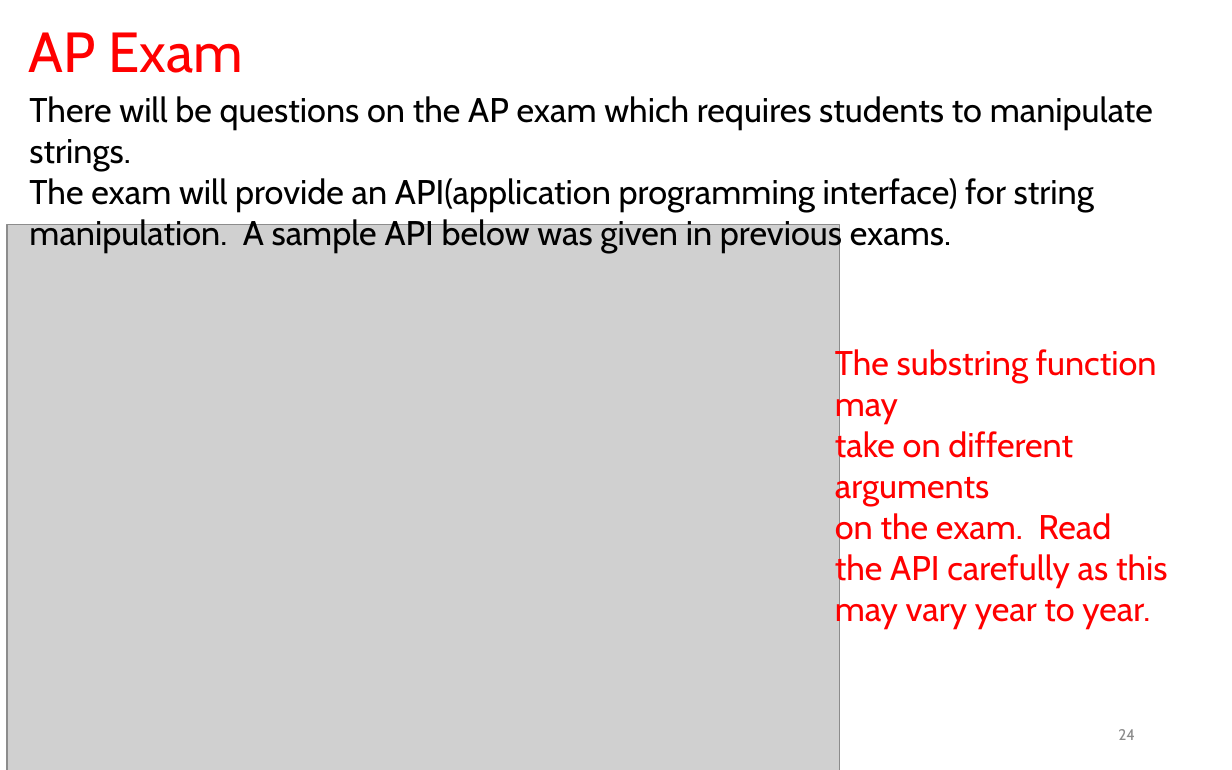
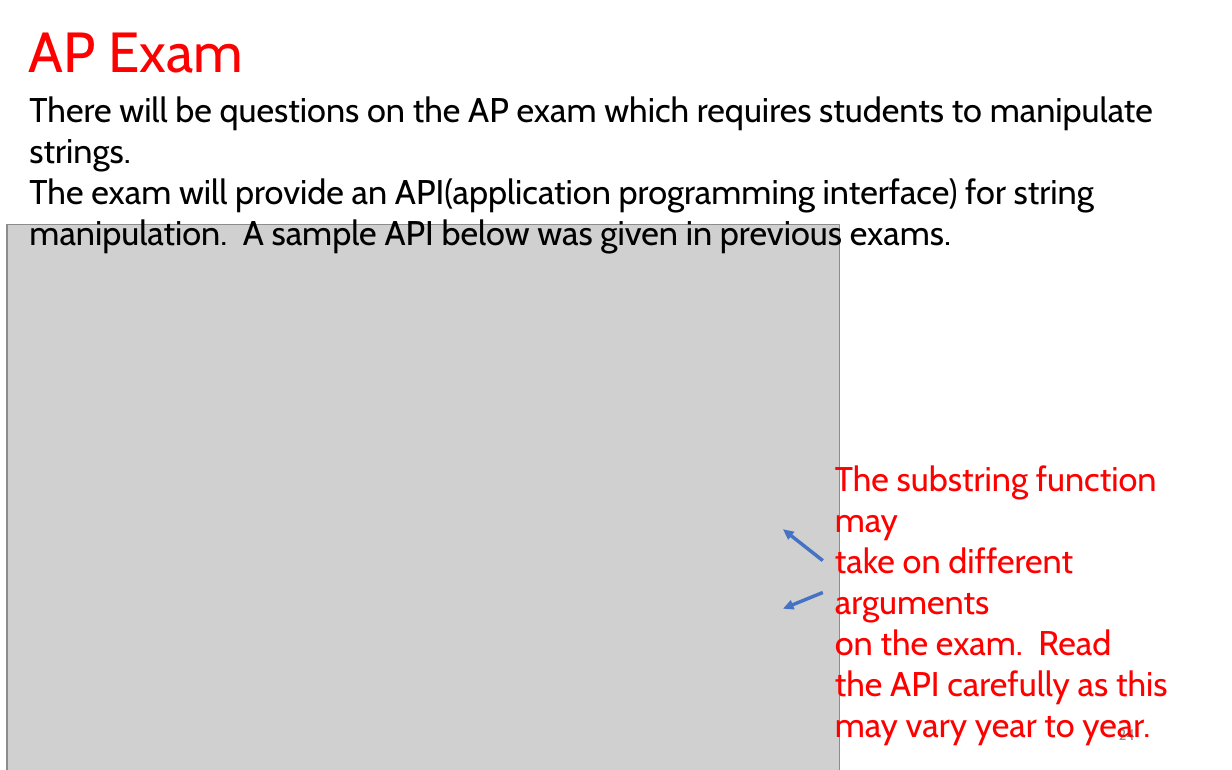
Before and after one commit to LongBaoNguyen/longbaonguyen.github.io, a slide deck: slide 24 of courses/apcsp/lect5.pptx. Drawn at 1232x770 pixels with LibreOffice and Linux fonts; fonts in the diff are those of the drawing; grey boxes stand for pictures. Boxes give left, top, right and bottom in pixels: in the first picture for what was removed or moved away, otherwise in the second. Text is boxed around its words. In the diff, an @@ line names an element or a change of style, - is before the commit and + after.

```diff
--- a/courses/apcsp/lect5.pptx
+++ b/courses/apcsp/lect5.pptx
@@ text "The substring function may": place and size @@
-text "The substring function may" at (835,346,1168,630)
+text "The substring function may" at (835,462,1168,745)
@@ arrow added from (823, 561) to (784, 530), #4472C4 2 pt @@
@@ arrow added from (823, 593) to (784, 609), #4472C4 2 pt @@
```
Also in this commit, not shown: 1 other file.
